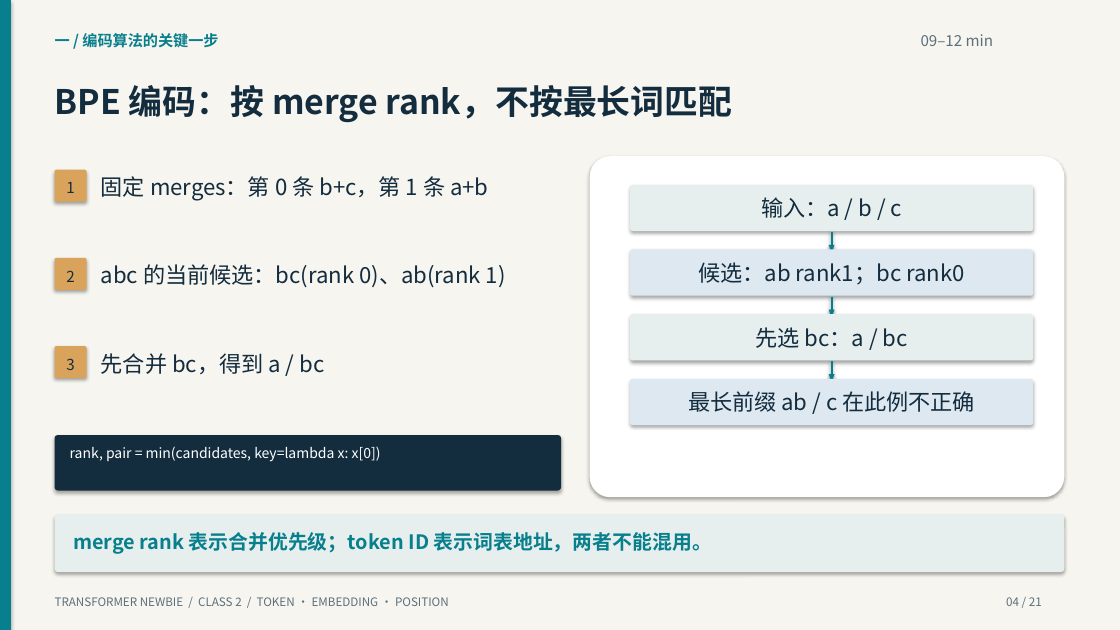
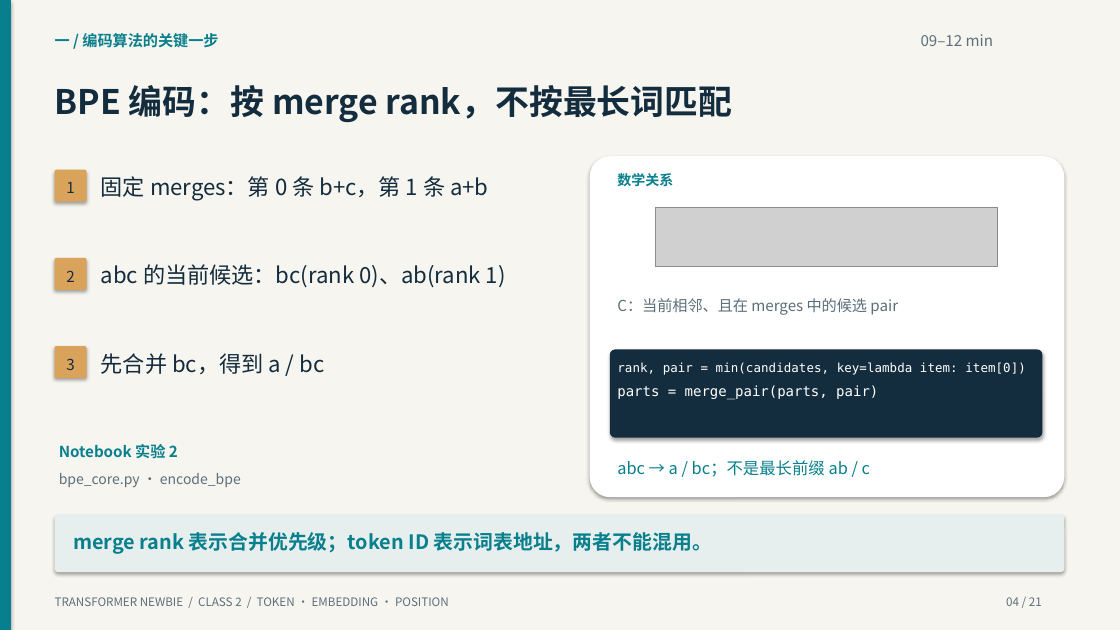
Before and after one commit to yangzy723/Transformer-Newbie, a slide deck: slide 4 of class2/class2_tokens_embeddings_positions.pptx. Drawn at 1120x630 pixels with LibreOffice and Linux fonts; fonts in the diff are those of the drawing; grey boxes stand for pictures. Boxes give left, top, right and bottom in pixels: in the first picture for what was removed or moved away, otherwise in the second. Text is boxed around its words. In the diff, an @@ line names an element or a change of style, - is before the commit and + after.

```diff
--- a/class2/class2_tokens_embeddings_positions.pptx
+++ b/class2/class2_tokens_embeddings_positions.pptx
@@ text added at <box>617,173,673,186</box>, 12 pt, text #087F8C, bold @@
+数学关系
@@ rounded rectangle removed at <box>630,185,1033,231</box> @@
@@ picture added at <box>655,208,997,267</box> @@
@@ text removed at <box>761,197,902,218</box> @@
-输入：a / b / c
@@ line removed from (832, 232) to (832, 249) @@
@@ rounded rectangle removed at <box>630,250,1033,296</box> @@
@@ triangle removed at <box>829,245,835,253</box> @@
@@ text added at <box>617,298,898,315</box>, 13 pt, text #5C6F7B @@
+C：当前相邻、且在 merges 中的候选 pair
@@ line removed from (832, 297) to (832, 313) @@
@@ rounded rectangle removed at <box>630,314,1033,360</box> @@
@@ text removed at <box>755,327,908,348</box> @@
-先选 bc：a / bc
@@ triangle removed at <box>829,310,835,318</box> @@
@@ rounded rectangle: place and size @@
-rounded rectangle at <box>630,379,1033,425</box>
+rounded rectangle at <box>610,350,1043,438</box>
@@ rounded rectangle at <box>610,350,1043,438</box>: fill #DEE8F0 to #132C3E @@
@@ text at <box>617,385,878,399</box>: text changed; size 19 to 12 pt; font Noto Sans CJK SC to DejaVu Sans Mono; text colour #132C3E to #FFFFFF @@
-候选：ab rank1；bc rank0
+parts = merge_pair(parts, pair)
@@ text added at <box>617,362,1025,375</box>, 10.8 pt, text #FFFFFF @@
+rank, pair = min(candidates, key=lambda item: item[0])
@@ triangle removed at <box>829,375,835,382</box> @@
@@ line removed from (832, 361) to (832, 378) @@
@@ text at <box>59,444,178,458</box>: text added @@
+Notebook 实验 2
@@ text "Notebook 实验 2": place and size @@
-text "Notebook 实验 2" at <box>55,435,561,491</box>
+text "Notebook 实验 2" at <box>59,444,178,458</box>
@@ text "Notebook 实验 2" at <box>59,444,178,458</box>: fill #132C3E to none; shadow off @@
@@ text at <box>59,473,241,487</box>: text changed; text colour #FFFFFF to #5C6F7B @@
-rank, pair = min(candidates, key=lambda x: x[0])
+bpe_core.py · encode_bpe
@@ text at <box>617,460,870,477</box>: text changed; size 19 to 14 pt; text colour #132C3E to #087F8C @@
-最长前缀 ab / c 在此例不正确
+abc → a / bc；不是最长前缀 ab / c
```
Also in this commit, not shown: 17 other slides changed, 41 other files.
